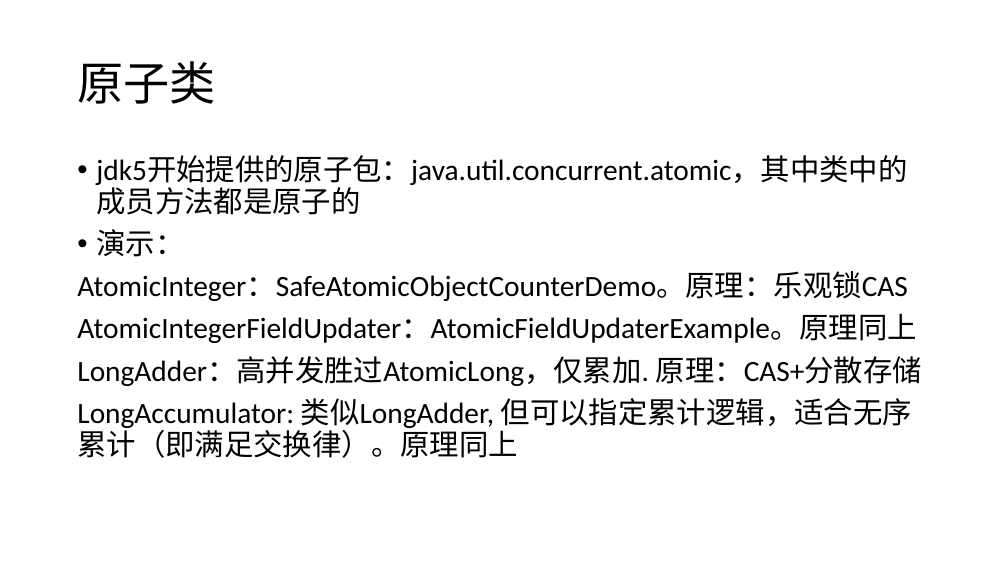
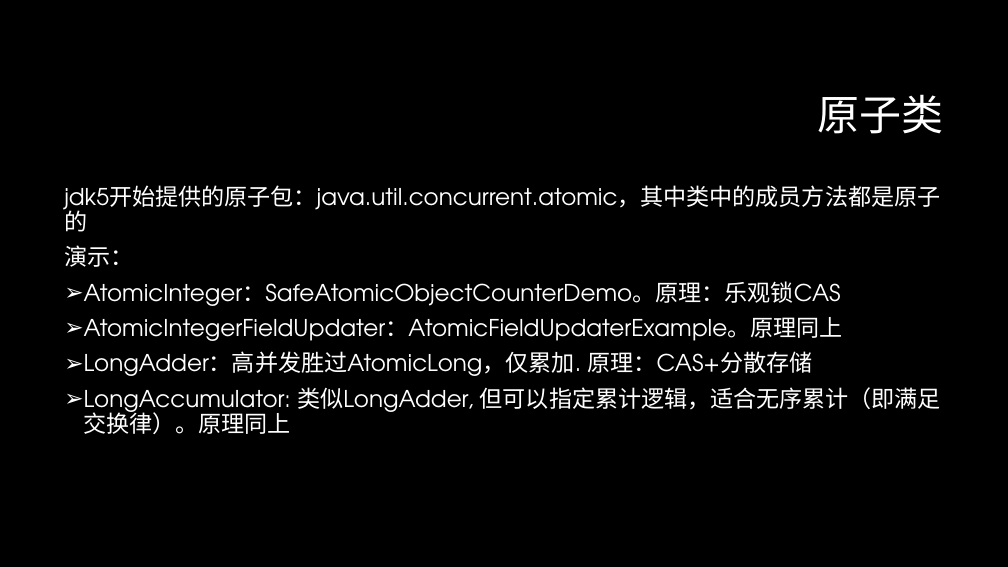
Before and after one commit to GerogeLeon/multithread_demo, a slide deck: slide 6 of JAVA并发编程.pptx. Drawn at 1008x567 pixels with LibreOffice and Linux fonts; fonts in the diff are those of the drawing; background and template pictures are left out. Boxes give left, top, right and bottom in pixels: in the first picture for what was removed or moved away, otherwise in the second. Text is boxed around its words. In the diff, an @@ line names an element or a change of style, - is before the commit and + after.

```diff
--- a/JAVA并发编程.pptx
+++ b/JAVA并发编程.pptx
@@ background #FFFFFF to #000000 @@
@@ title "原子类" moved from (x1=77, y1=61, x2=216, y2=104) to (x1=818, y1=94, x2=944, y2=134) @@
@@ title "原子类" at (x1=818, y1=94, x2=944, y2=134): size 44 to 40 pt, font Calibri to TeX Gyre Adventor, text colour #000000 to #FFFFFF; alignment left to right @@
@@ text "jdk5开始提供的原子包：java.util.concurrent.atomic，其中类中的成员方法都是原子的" moved from (x1=77, y1=155, x2=922, y2=458) to (x1=64, y1=185, x2=941, y2=434) @@
@@ text "jdk5开始提供的原子包：java.util.concurrent.atomic，其中类中的成员方法都是原子的" at (x1=64, y1=185, x2=941, y2=434): size 28 to 22 pt, font Calibri to TeX Gyre Adventor, text colour #000000 to #FFFFFF; bullet • to none; bullet none to ➢ @@
```
Also in this commit, not shown: 34 other slides changed, 1 slide added.
